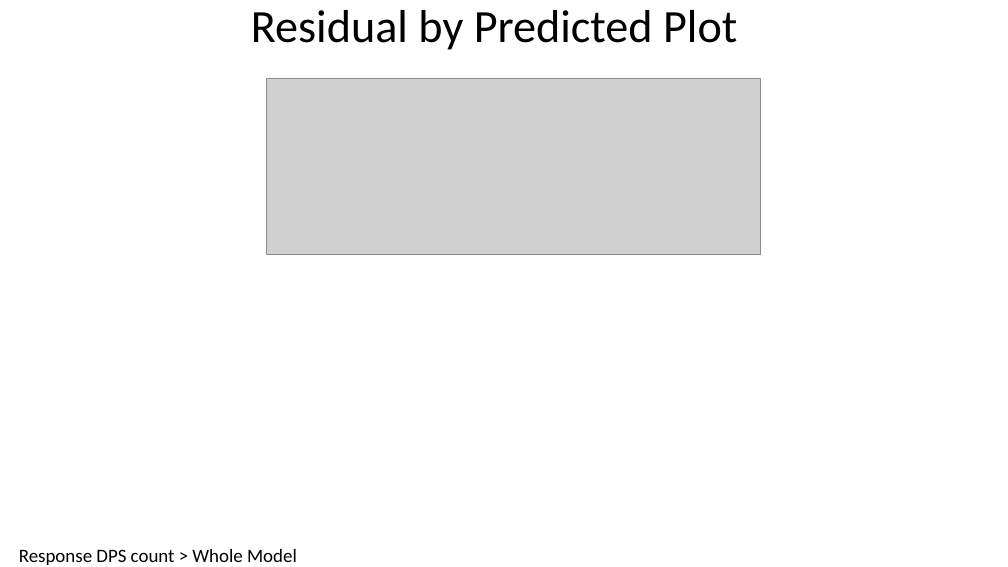
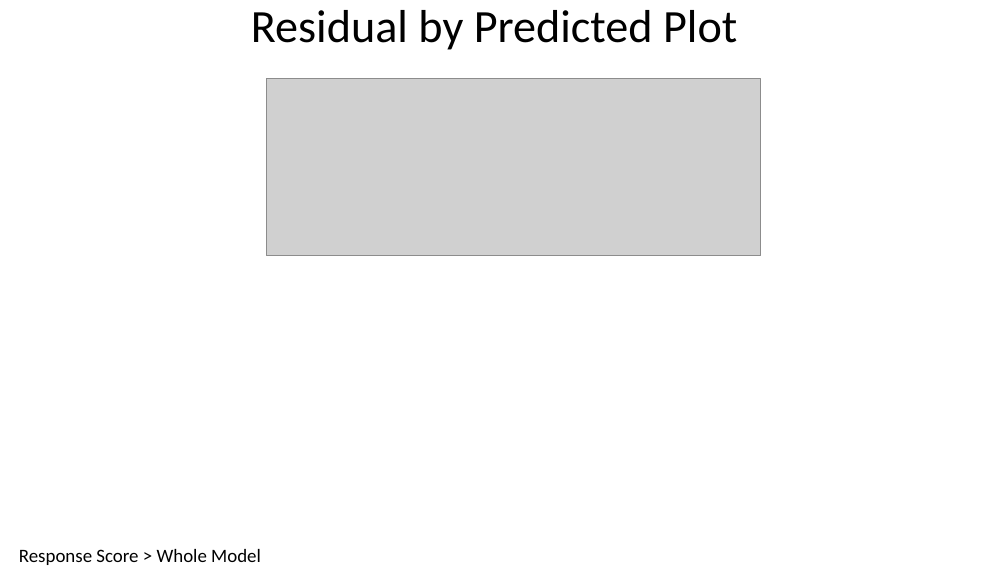
Before and after one commit to rifatsm/DPS-Classify-and-Analysis, a slide deck: slide 4 of Analysis by Quantile Values Nov 2018/From_Python_script/PS Count + Score + Quantile Merged/Fit Model.pptx. Drawn at 1008x567 pixels with LibreOffice and Linux fonts; fonts in the diff are those of the drawing; grey boxes stand for pictures. Boxes give left, top, right and bottom in pixels: in the first picture for what was removed or moved away, otherwise in the second. Text is boxed around its words. In the diff, an @@ line names an element or a change of style, - is before the commit and + after.

Commit message:
# Result PPTX from DPS count vs Project Score # RMD file for getting percentage of DPS distribution in projects

```diff
--- a/Analysis by Quantile Values Nov 2018/From_Python_script/PS Count + Score + Quantile Merged/Fit Model.pptx
+++ b/Analysis by Quantile Values Nov 2018/From_Python_script/PS Count + Score + Quantile Merged/Fit Model.pptx
@@ text at (19,549,261,565): text changed @@
-Response DPS count > Whole Model
+Response Score > Whole Model
```
Also in this commit, not shown: 7 other slides changed, 1 other file.
